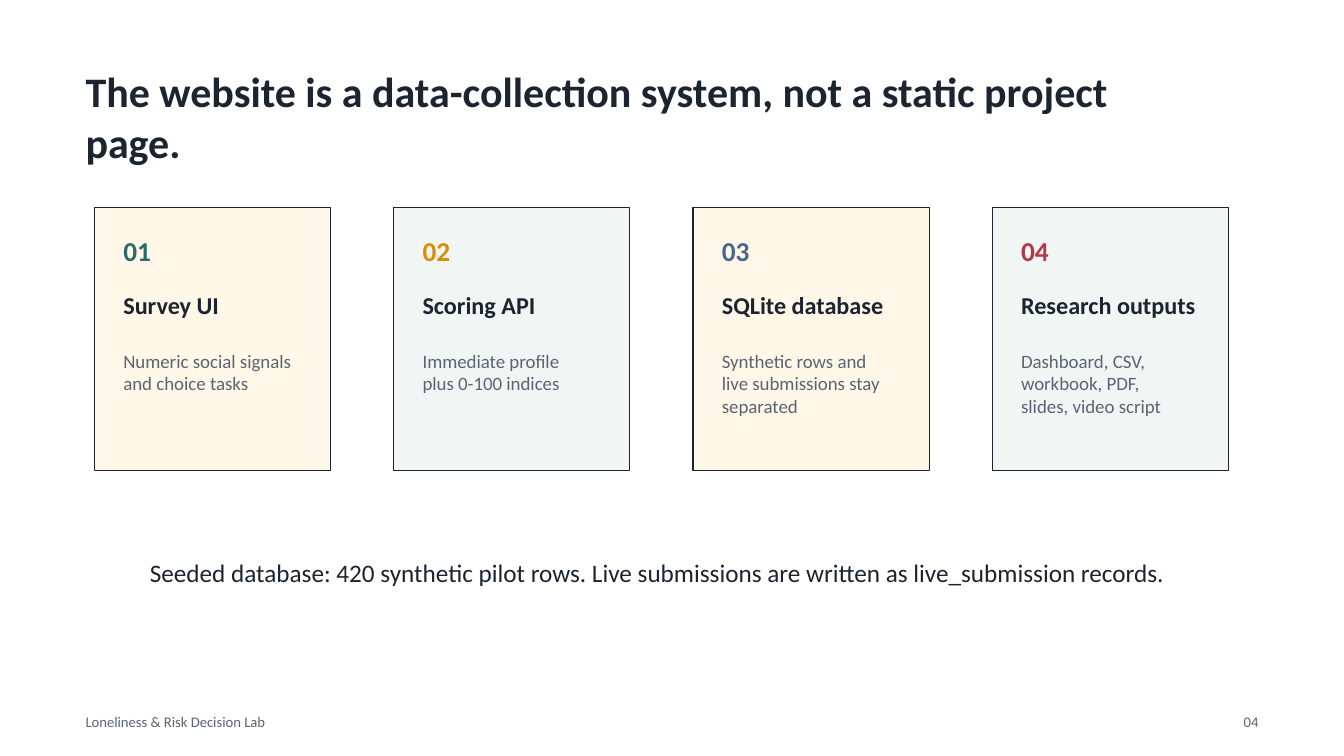
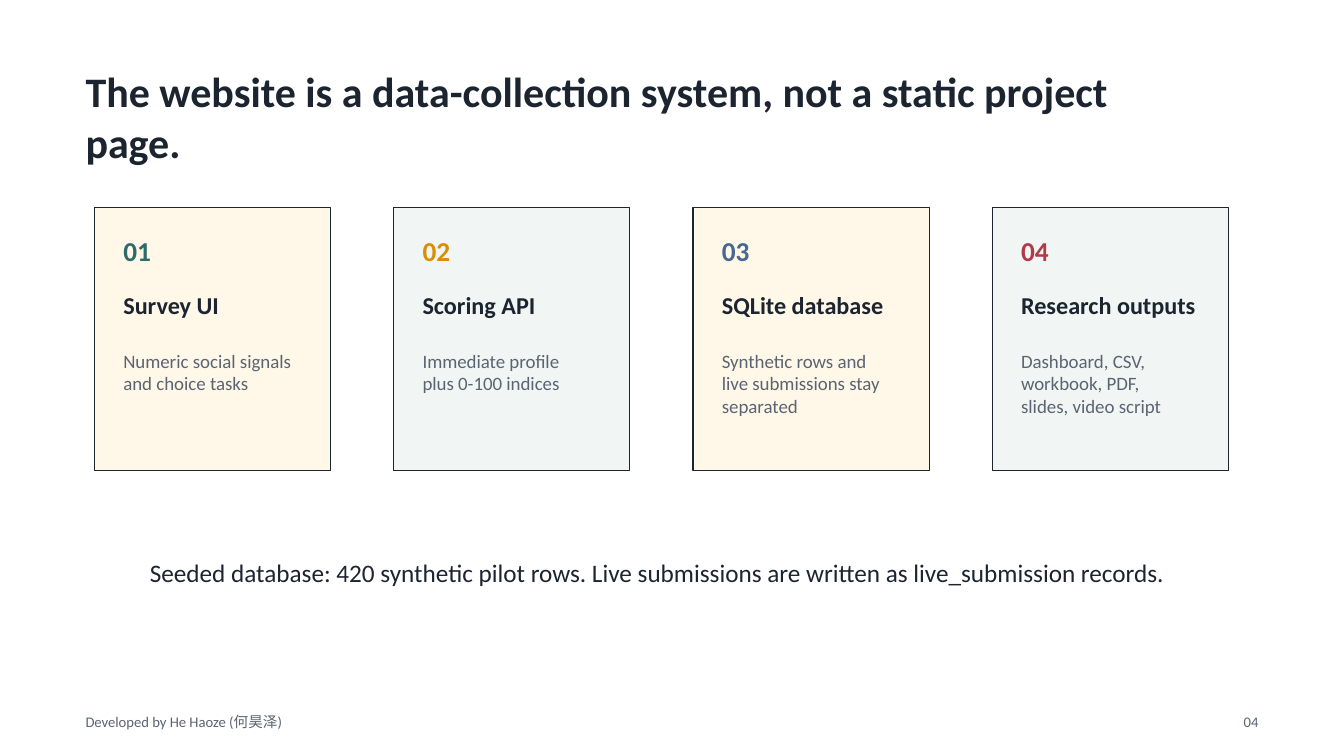
Before and after one commit to haobosun940-crypto/loneliness-risk-decision-lab, a slide deck: slide 4 of docs/outputs/loneliness_risk_research_deck.pptx. Drawn at 1344x756 pixels with LibreOffice and Linux fonts; fonts in the diff are those of the drawing. Boxes give left, top, right and bottom in pixels: in the first picture for what was removed or moved away, otherwise in the second. Text is boxed around its words. In the diff, an @@ line names an element or a change of style, - is before the commit and + after.

```diff
--- a/docs/outputs/loneliness_risk_research_deck.pptx
+++ b/docs/outputs/loneliness_risk_research_deck.pptx
@@ text at [86,715,282,730]: text changed @@
-Loneliness & Risk Decision Lab
+Developed by He Haoze (何昊泽)
```
Also in this commit, not shown: 9 other slides changed, 30 other files.
